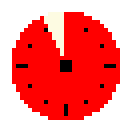
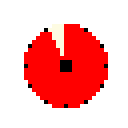
Layers edited between the first and the second 128×128 image:
painted on "Layer 2" over [12, 12, 120, 120]
removed layer "Layer 4" over [12, 12, 120, 120]
